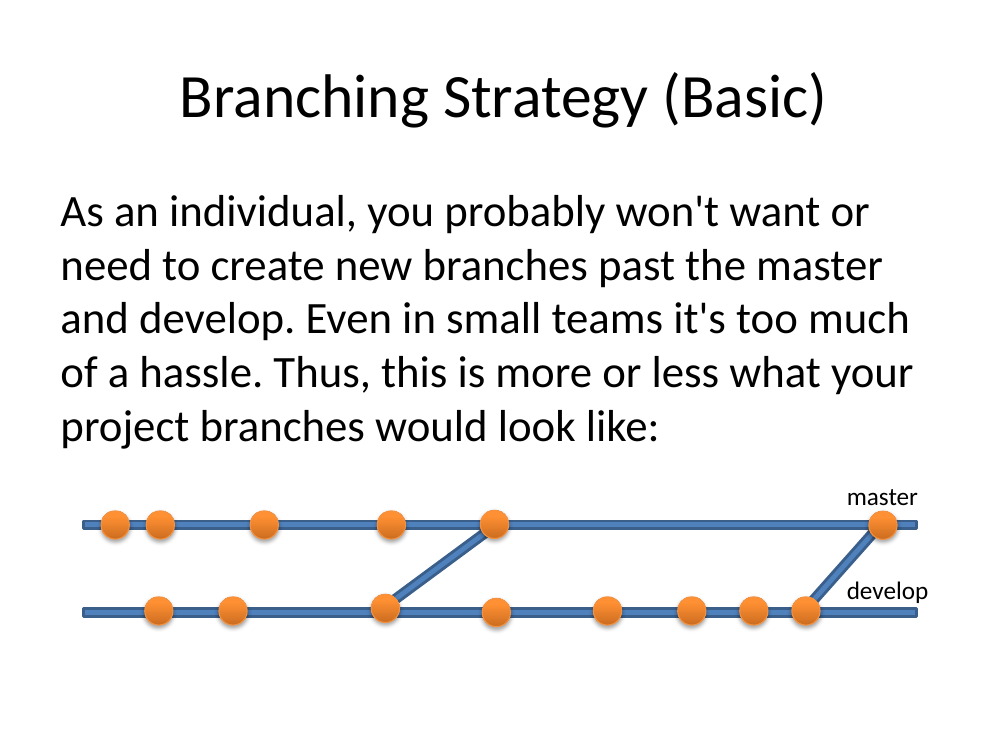
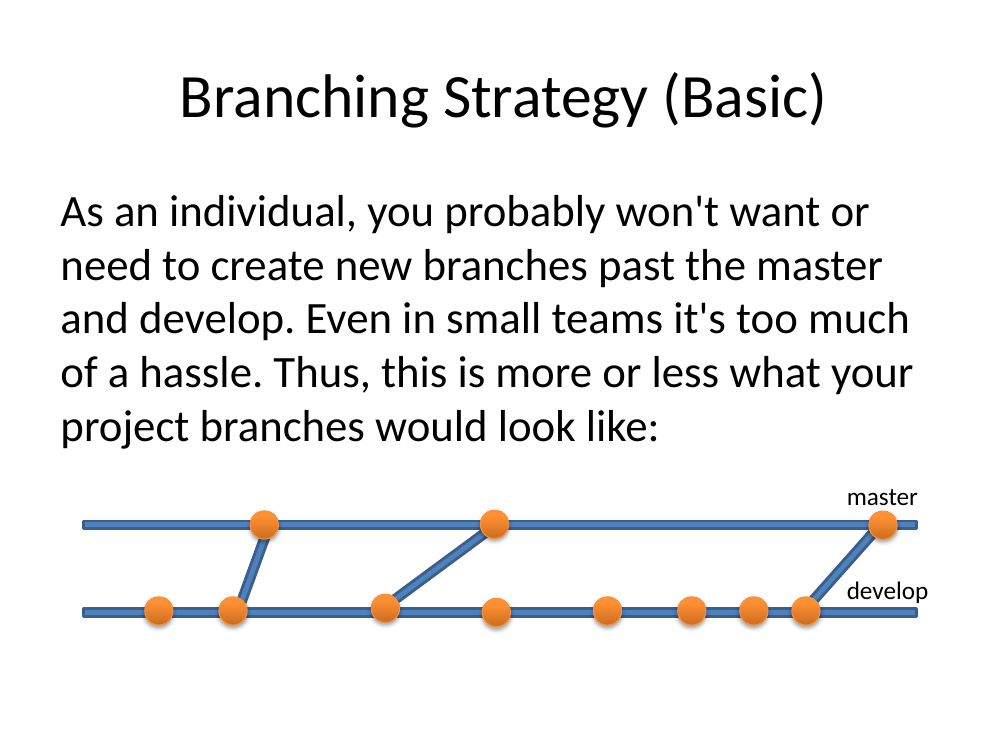
Before and after one commit to JaceTan/programming-notes, a slide deck: slide 6 of Branching Strategy (Basic).pptx. Drawn at 1008x756 pixels with LibreOffice and Linux fonts; fonts in the diff are those of the drawing. Boxes give left, top, right and bottom in pixels: in the first picture for what was removed or moved away, otherwise in the second. Text is boxed around its words. In the diff, an @@ line names an element or a change of style, - is before the commit and + after.

Commit message:
tweaked Branching Strategy (Basic)

```diff
--- a/Branching Strategy (Basic).pptx
+++ b/Branching Strategy (Basic).pptx
@@ ellipse removed at [101,511,129,539] @@
@@ ellipse removed at [146,511,174,539] @@
@@ rectangle added at [233,528,272,615], fill #4F81BD, outline #3A5F8C 2 pt @@
@@ ellipse removed at [377,511,405,539] @@
```
Also in this commit, not shown: 1 other slide changed.
